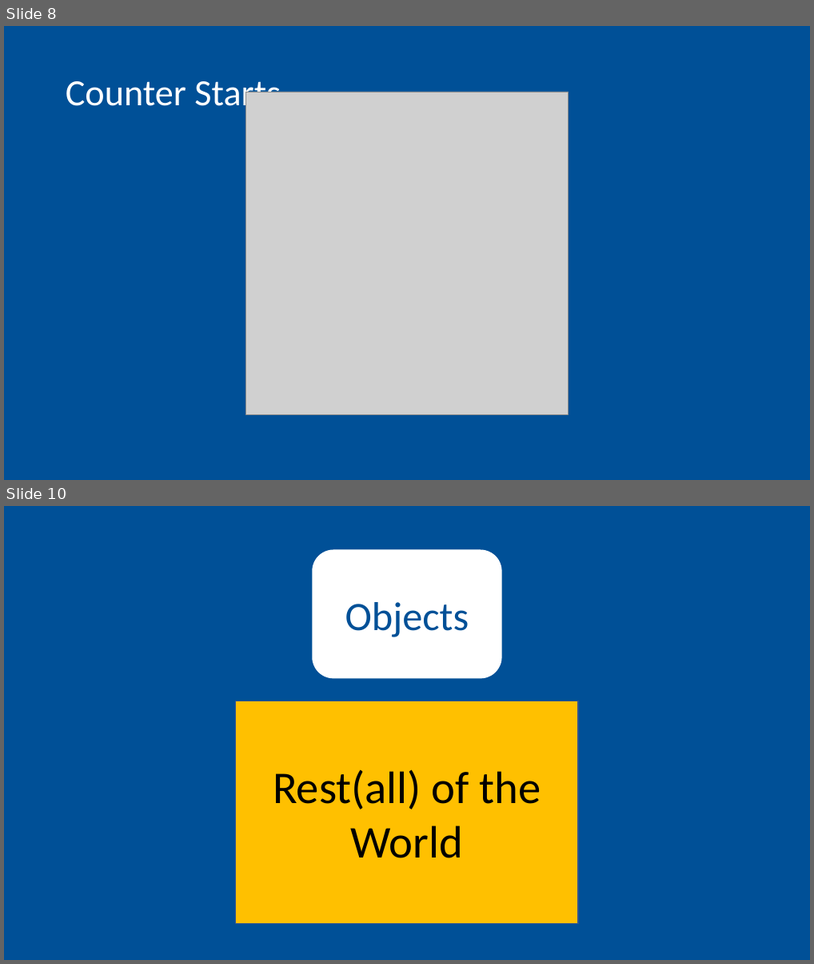
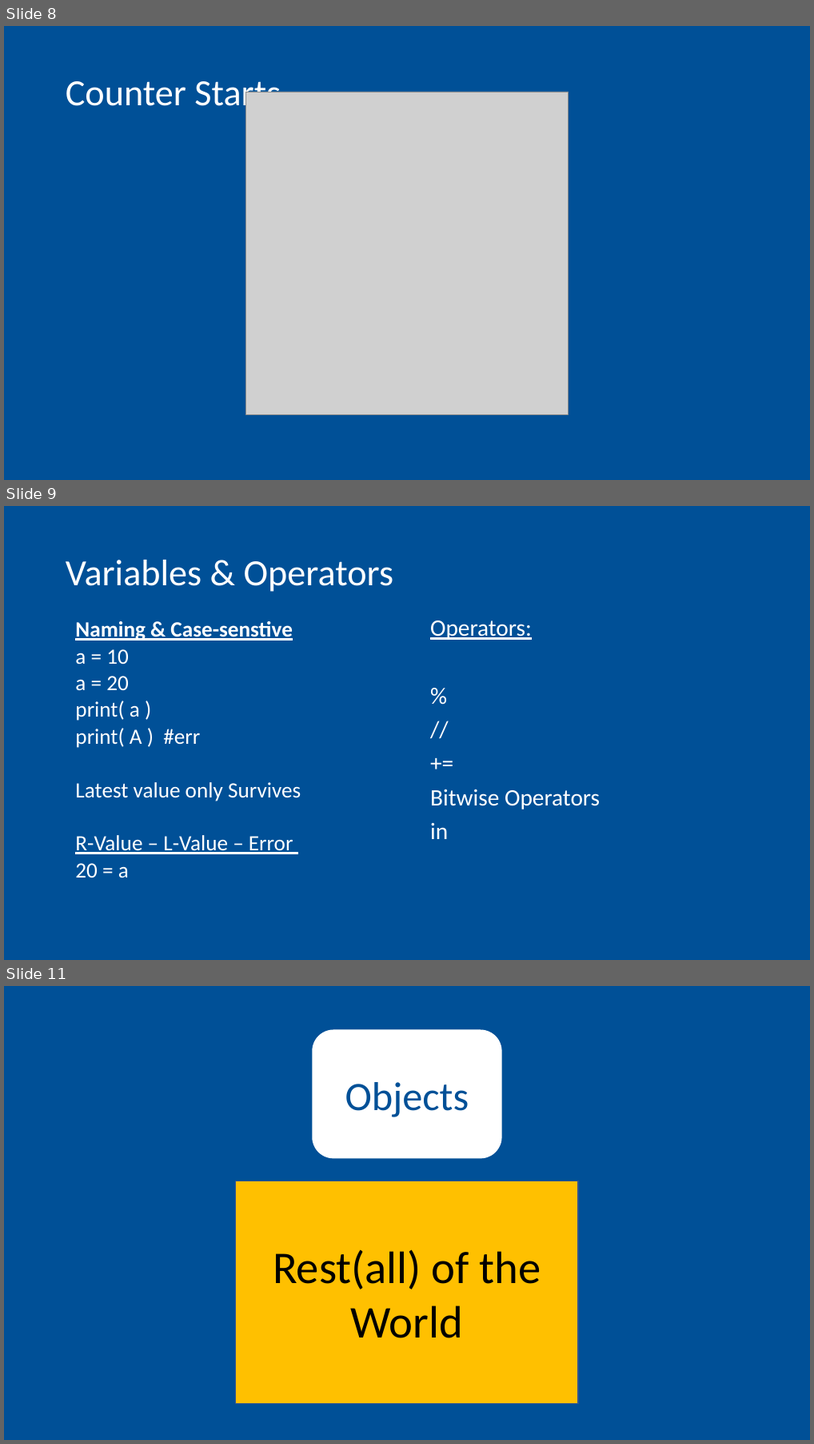
Before and after one commit to reach2arunprakash/python3, a slide deck: Opener/Python in 20 mins.pptx. Shown one above the other, each under a label of ours: slides 8 and 10 before the commit, slides 8, 9 and 11 after it; the slides between them are not shown. The pictures are 814x964 and 814x1444 pixels, drawn with LibreOffice and Linux fonts; fonts in the diff are those of the drawing; grey boxes stand for pictures. Boxes give left, top, right and bottom in pixels: in the first picture for what was removed or moved away, otherwise in the second. Text is boxed around its words. In the diff, an @@ line names an element or a change of style, - is before the commit and + after.

```diff
--- a/Opener/Python in 20 mins.pptx
+++ b/Opener/Python in 20 mins.pptx
@@ slide 9 added at [4,506,810,960], background #005097 @@
@@ title added at [66,560,394,592], 44 pt, text #FFFFFF @@
+Variables & Operators
@@ text added at [75,621,301,878], 25.9 pt, text #FFFFFF @@
+Naming & Case-senstive
+a = 10
+a = 20
+print( a )
+print( A ) #err
+Latest value only Survives
+R-Value – L-Value – Error
+20 = a
@@ text added at [430,620,600,839], 28 pt, text #FFFFFF @@
+Operators:
+%
+//
++=
+Bitwise Operators
+in
@@ what was slide 10 is now slide 11 @@
```
Also in this commit, not shown: 6 slides changed, 1 other slide added.
